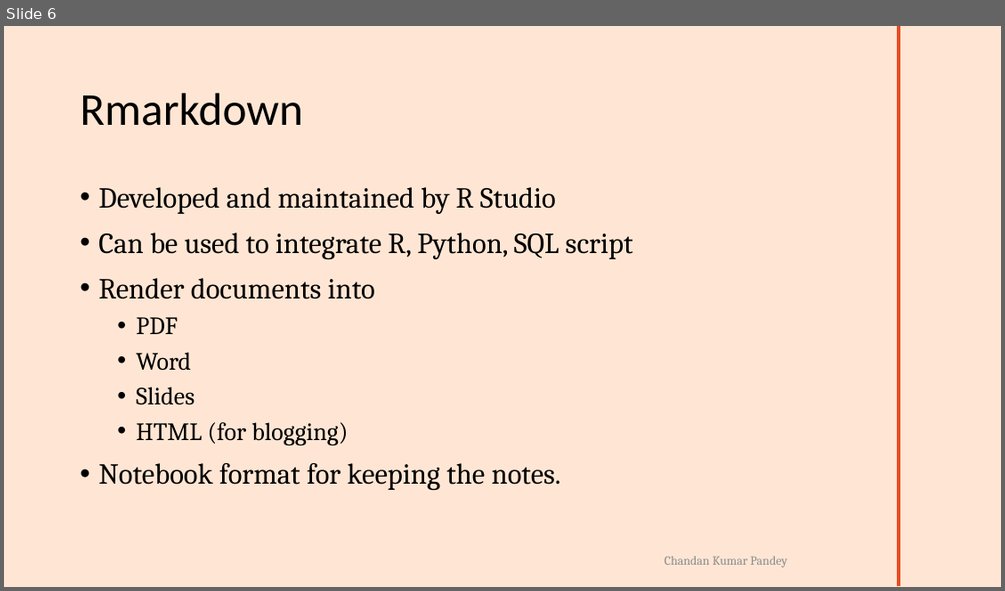
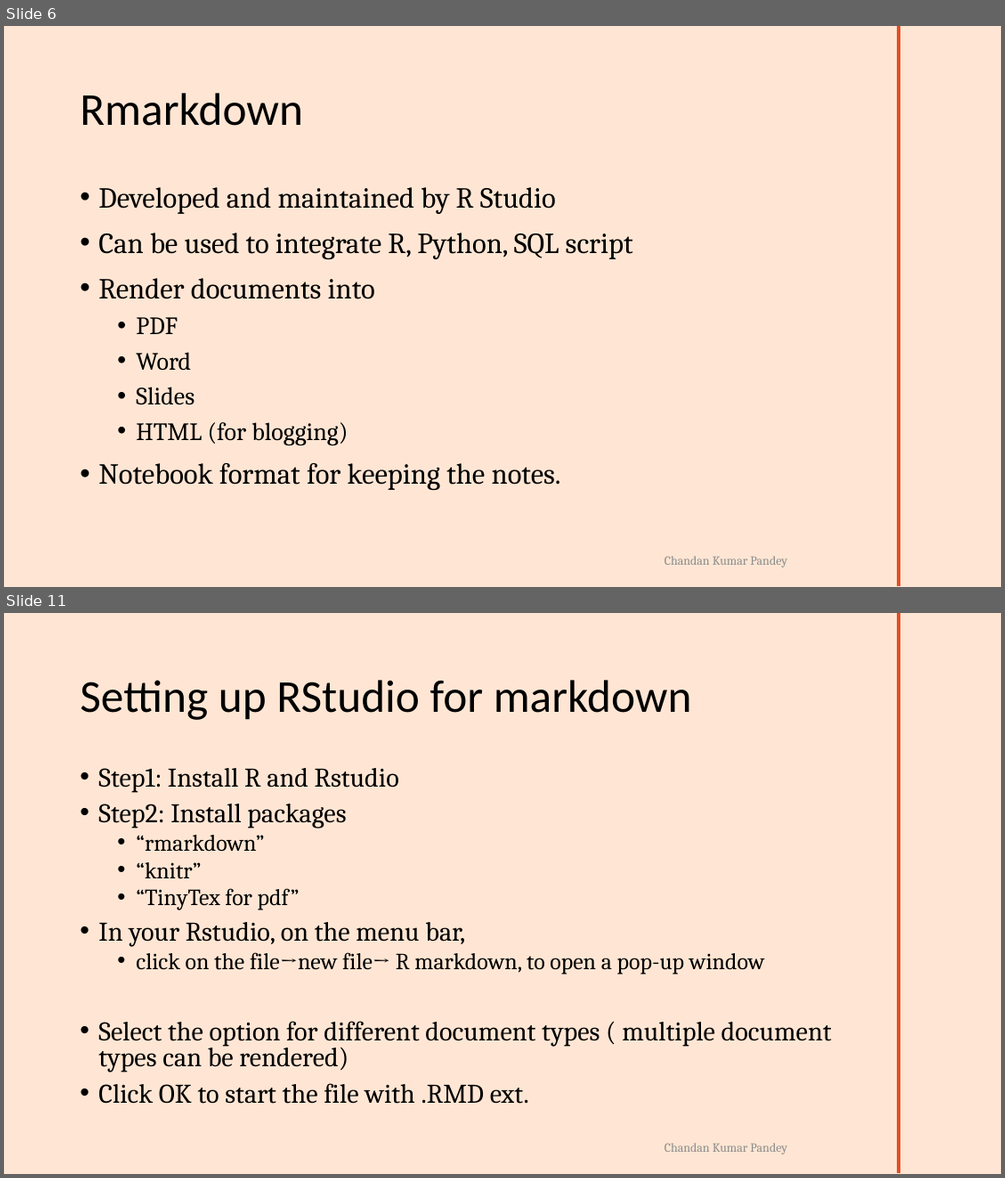
Before and after one commit to ckp1990/Rmark-SCCS-BLR-2023, a slide deck: SCCS-2023-Rmarkdown-workshop.pptx. Shown one above the other, each under a label of ours: slide 6 before the commit, slides 6 and 11 after it; the slides between them are not shown. The pictures are 1005x591 and 1005x1178 pixels, drawn with LibreOffice and Linux fonts; fonts in the diff are those of the drawing; background and template pictures are left out. Boxes give left, top, right and bottom in pixels: in the first picture for what was removed or moved away, otherwise in the second. Text is boxed around its words. In the diff, an @@ line names an element or a change of style, - is before the commit and + after.

```diff
--- a/SCCS-2023-Rmarkdown-workshop.pptx
+++ b/SCCS-2023-Rmarkdown-workshop.pptx
@@ slide 11 added at [4,613,1001,1174], background #FFE6D4; not listed: 2 template elements that a slide beside it also shows @@
@@ title added at [80,680,692,720], 44 pt, text #000000 @@
+Setting up RStudio for markdown
@@ text added at [98,768,832,1103], 25.9 pt, text #000000 @@
+• Step1: Install R and Rstudio
+• Step2: Install packages
+  • “rmarkdown”
+  • “knitr”
+  • “TinyTex for pdf”
+• In your Rstudio, on the menu bar,
+  • click on the file→new file→ R markdown, to open a pop-up window
+• Select the option for different document types ( multiple document types can be rendered)
+• Click OK to start the file with .RMD ext.
```
Also in this commit, not shown: 1 slide changed, 7 other slides added, 1 slide removed, 6 other files.
